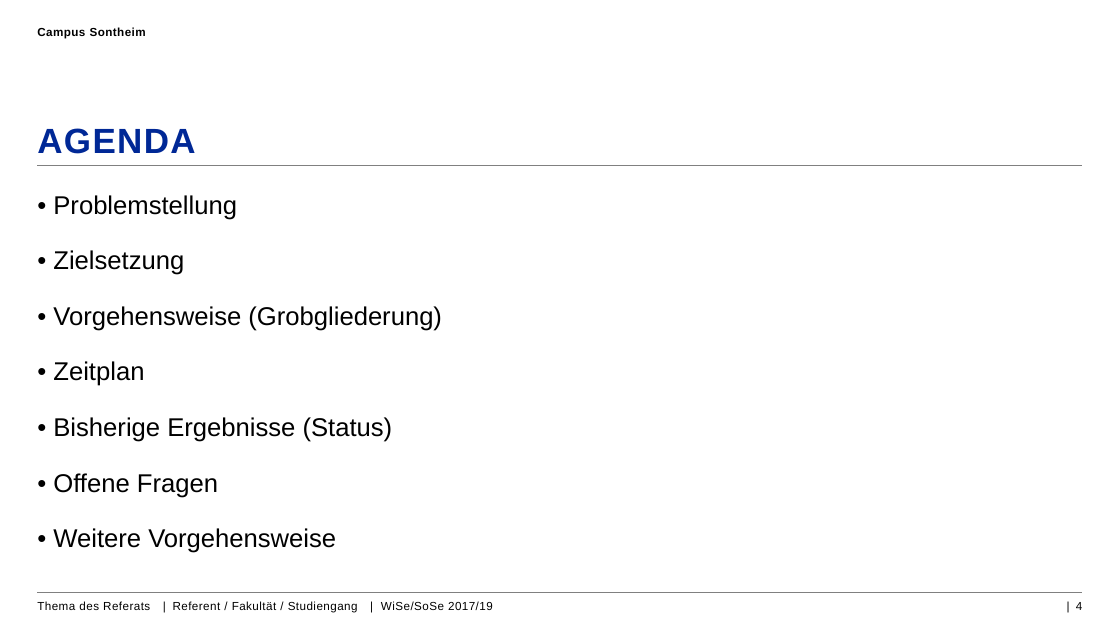
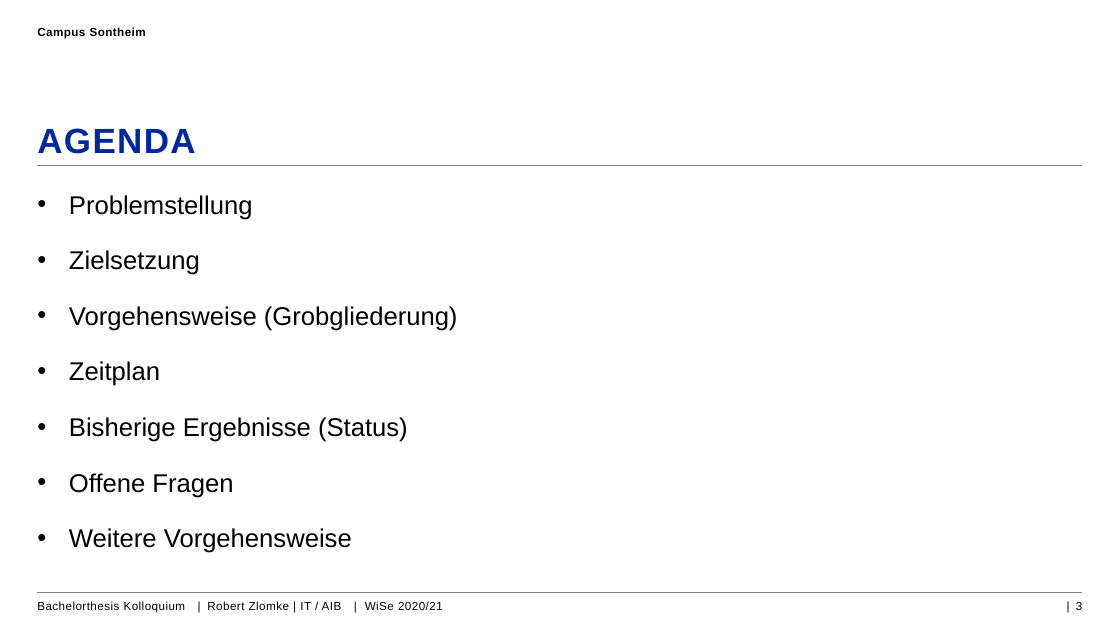
Before and after one commit to RobZlo/Studium, a slide deck: slide 3 of Kolloquium_Präsentation_RobertZlomle.pptx (slide 4 before the commit). Drawn at 1120x630 pixels with LibreOffice and Linux fonts; fonts in the diff are those of the drawing; background and template pictures are left out. Boxes give left, top, right and bottom in pixels: in the first picture for what was removed or moved away, otherwise in the second. Text is boxed around its words. In the diff, an @@ line names an element or a change of style, - is before the commit and + after.

```diff
--- a/Kolloquium_Präsentation_RobertZlomle.pptx
+++ b/Kolloquium_Präsentation_RobertZlomle.pptx
@@ text at bbox=[69, 195, 458, 553]: text changed @@
-• Problemstellung
-• Zielsetzung
-• Vorgehensweise (Grobgliederung)
-• Zeitplan
-• Bisherige Ergebnisse (Status)
-• Offene Fragen
-• Weitere Vorgehensweise
+• Problemstellung
+• Zielsetzung
+• Vorgehensweise (Grobgliederung)
+• Zeitplan
+• Bisherige Ergebnisse (Status)
+• Offene Fragen
+• Weitere Vorgehensweise
@@ text at bbox=[37, 601, 443, 613]: text changed @@
-Thema des Referats | Referent / Fakultät / Studiengang | WiSe/SoSe 2017/19
+Bachelorthesis Kolloquium | Robert Zlomke | IT / AIB | WiSe 2020/21
@@ page number at bbox=[1076, 602, 1082, 610]: text changed @@
-| 4
+| 3
```
Also in this commit, not shown: 1 other slide changed, 15 slides added, 15 slides removed, 5 other files.
